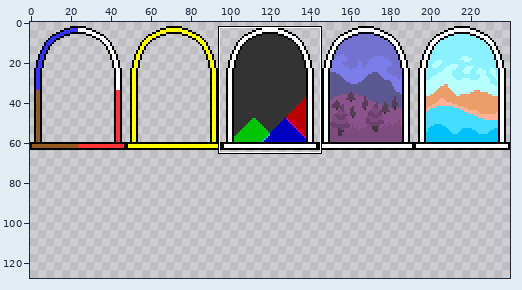
Two states of a sprite sheet, Graphics/Entities/entrances.png. The picture above shows the old version from afar; the outline marks the close-up.
Close-up. First the earlier version:
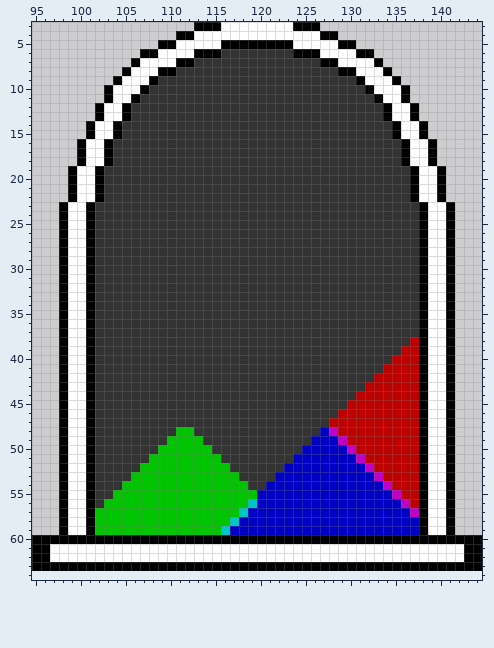
The file is 240x64 pixels. Colours within 5 levels of each other are drawn and written as one. Shown: x 95..144, y 3..64. The old version is drawn lined up with the new one, on the new canvas. The commit also changed other parts of the picture, which this record leaves out.
Now the later version:
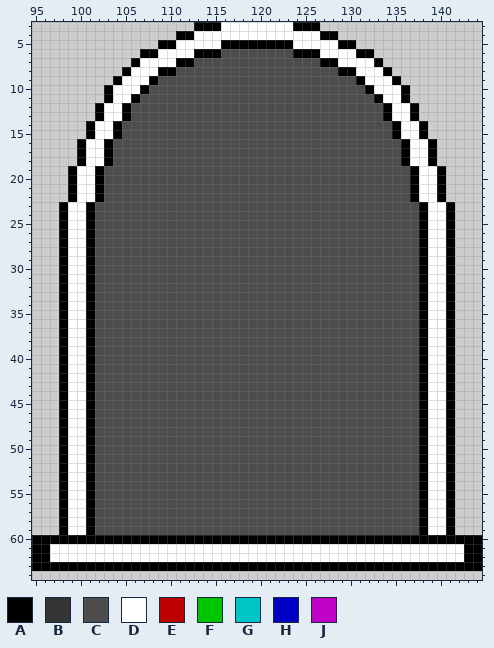
Palette (. is transparent): A #000000  B #333333  C #4d4d4d  D #ffffff  E #bd0000  F #00c400  G #00c5c6  H #0000c4  J #c100c5
The exact change:
canvas 240x64 -> 240x128
Changed rows in their new state; - is an unchanged pixel.
first column x 102:
 6 --------------CCCCCCCC--------------
 7 -----------CCCCCCCCCCCCCC-----------
 8 ---------CCCCCCCCCCCCCCCCCC---------
 9 -------CCCCCCCCCCCCCCCCCCCCCC-------
10 ------CCCCCCCCCCCCCCCCCCCCCCCC------
11 -----CCCCCCCCCCCCCCCCCCCCCCCCCC-----
12 ----CCCCCCCCCCCCCCCCCCCCCCCCCCCC----
13 ----CCCCCCCCCCCCCCCCCCCCCCCCCCCC----
14 ---CCCCCCCCCCCCCCCCCCCCCCCCCCCCCC---
15 ---CCCCCCCCCCCCCCCCCCCCCCCCCCCCCC---
16 --CCCCCCCCCCCCCCCCCCCCCCCCCCCCCCCC--
17 --CCCCCCCCCCCCCCCCCCCCCCCCCCCCCCCC--
18 --CCCCCCCCCCCCCCCCCCCCCCCCCCCCCCCC--
19 -CCCCCCCCCCCCCCCCCCCCCCCCCCCCCCCCCC-
20 -CCCCCCCCCCCCCCCCCCCCCCCCCCCCCCCCCC-
21 -CCCCCCCCCCCCCCCCCCCCCCCCCCCCCCCCCC-
22 -CCCCCCCCCCCCCCCCCCCCCCCCCCCCCCCCCC-
23 CCCCCCCCCCCCCCCCCCCCCCCCCCCCCCCCCCCC
24 CCCCCCCCCCCCCCCCCCCCCCCCCCCCCCCCCCCC
25 CCCCCCCCCCCCCCCCCCCCCCCCCCCCCCCCCCCC
26 CCCCCCCCCCCCCCCCCCCCCCCCCCCCCCCCCCCC
27 CCCCCCCCCCCCCCCCCCCCCCCCCCCCCCCCCCCC
28 CCCCCCCCCCCCCCCCCCCCCCCCCCCCCCCCCCCC
29 CCCCCCCCCCCCCCCCCCCCCCCCCCCCCCCCCCCC
30 CCCCCCCCCCCCCCCCCCCCCCCCCCCCCCCCCCCC
31 CCCCCCCCCCCCCCCCCCCCCCCCCCCCCCCCCCCC
32 CCCCCCCCCCCCCCCCCCCCCCCCCCCCCCCCCCCC
33 CCCCCCCCCCCCCCCCCCCCCCCCCCCCCCCCCCCC
34 CCCCCCCCCCCCCCCCCCCCCCCCCCCCCCCCCCCC
35 CCCCCCCCCCCCCCCCCCCCCCCCCCCCCCCCCCCC
36 CCCCCCCCCCCCCCCCCCCCCCCCCCCCCCCCCCCC
37 CCCCCCCCCCCCCCCCCCCCCCCCCCCCCCCCCCCC
38 CCCCCCCCCCCCCCCCCCCCCCCCCCCCCCCCCCCC
39 CCCCCCCCCCCCCCCCCCCCCCCCCCCCCCCCCCCC
40 CCCCCCCCCCCCCCCCCCCCCCCCCCCCCCCCCCCC
41 CCCCCCCCCCCCCCCCCCCCCCCCCCCCCCCCCCCC
42 CCCCCCCCCCCCCCCCCCCCCCCCCCCCCCCCCCCC
43 CCCCCCCCCCCCCCCCCCCCCCCCCCCCCCCCCCCC
44 CCCCCCCCCCCCCCCCCCCCCCCCCCCCCCCCCCCC
45 CCCCCCCCCCCCCCCCCCCCCCCCCCCCCCCCCCCC
46 CCCCCCCCCCCCCCCCCCCCCCCCCCCCCCCCCCCC
47 CCCCCCCCCCCCCCCCCCCCCCCCCCCCCCCCCCCC
48 CCCCCCCCCCCCCCCCCCCCCCCCCCCCCCCCCCCC
49 CCCCCCCCCCCCCCCCCCCCCCCCCCCCCCCCCCCC
50 CCCCCCCCCCCCCCCCCCCCCCCCCCCCCCCCCCCC
51 CCCCCCCCCCCCCCCCCCCCCCCCCCCCCCCCCCCC
52 CCCCCCCCCCCCCCCCCCCCCCCCCCCCCCCCCCCC
53 CCCCCCCCCCCCCCCCCCCCCCCCCCCCCCCCCCCC
54 CCCCCCCCCCCCCCCCCCCCCCCCCCCCCCCCCCCC
55 CCCCCCCCCCCCCCCCCCCCCCCCCCCCCCCCCCCC
56 CCCCCCCCCCCCCCCCCCCCCCCCCCCCCCCCCCCC
57 CCCCCCCCCCCCCCCCCCCCCCCCCCCCCCCCCCCC
58 CCCCCCCCCCCCCCCCCCCCCCCCCCCCCCCCCCCC
59 CCCCCCCCCCCCCCCCCCCCCCCCCCCCCCCCCCCC
